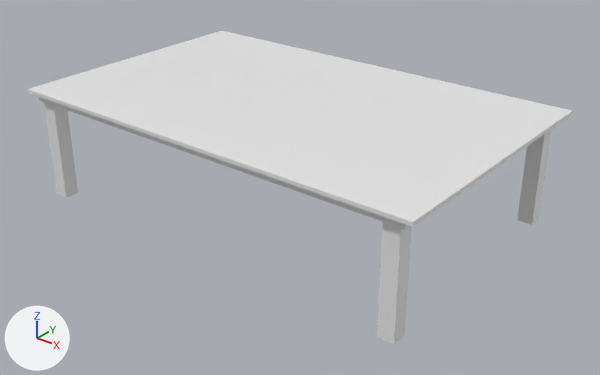
An edit to the FBX model The Peanut Game/Assets/Facility Models/Table.fbx, drawn before and after from the same camera.
Rendered twice from a 50 mm lens placed at (19.02, -17.7, 12.21), pointed at (4.34, 0.65, 0.83). Every picture has the same lights, and +X, +Y and +Z are marked at lower left. Where no turn or scale is listed for an object, it has been applied to the vertices.

The scene before the commit, as lines of its bpy script (objects in view):
```python
me_cube = bpy.data.meshes.new('Cube')
me_cube.from_pydata(...)  # a box spanning x -0.24..0.24, y -0.24..0.24, z -1.69..1.69
me_cube.materials.append(mat_material_007)  # white #e7e7e7
me_cube_001 = bpy.data.meshes.new('Cube.001')
me_cube_001.from_pydata(...)  # a box spanning x -0.24..0.24, y -0.24..0.24, z -1.69..1.69
me_cube_001.materials.append(mat_material_006)  # white #e7e7e7
me_cube_003 = bpy.data.meshes.new('Cube.003')
me_cube_003.from_pydata(...)  # a box spanning x -0.24..0.24, y -0.24..0.24, z -1.69..1.69
me_cube_003.materials.append(mat_material_004)  # white #e7e7e7
me_cube_005 = bpy.data.meshes.new('Cube.005')
me_cube_005.from_pydata(...)  # a box spanning x -6.79..6.79, y -0.4..0.4, z -0.15..0.15
me_cube_008 = bpy.data.meshes.new('Cube.008')
me_cube_008.from_pydata(...)  # a box spanning x -7.07..7.07, y -4.42..4.42, z -0.06..0.06
ob_cube = bpy.data.objects.new('Cube', me_cube)
ob_cube.location = (-2.58, -3.09, 1.62)
ob_cube_001 = bpy.data.objects.new('Cube.001', me_cube_001)
ob_cube_001.location = (10.2, -3.09, 1.62)
ob_cube_003 = bpy.data.objects.new('Cube.003', me_cube_003)
ob_cube_003.location = (10.2, 4.74, 1.62)
ob_cube_005 = bpy.data.objects.new('Cube.005', me_cube_005)
ob_cube_005.location = (3.78, -2.97, 3.34)
ob_cube_008 = bpy.data.objects.new('Cube.008', me_cube_008)
ob_cube_008.location = (3.83, 0.82, 3.52)
```
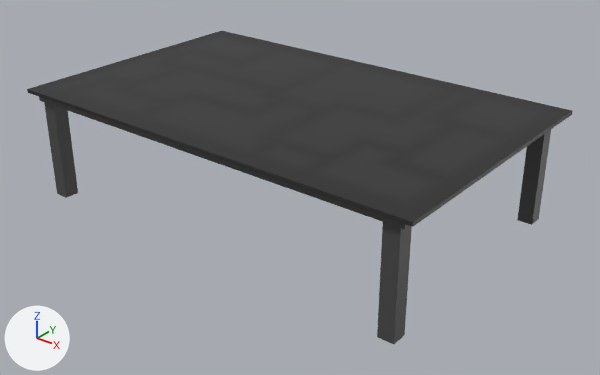
Where the newer file only moved an object's origin or applied its transform, the numbers keep the older frame.

Location of each change, [x1, y1, x2, y2] in pixels of the pictures (600 x 375 px):
'Cube.008', recoloured (white to grey): [27, 31, 573, 227] in both
'Cube.001', recoloured: [377, 222, 412, 344] in both
'Cube', recoloured (grey to black): [44, 102, 78, 198] in both
'Cube.003', recoloured (grey to black): [517, 130, 551, 225] in both
'Cube.005', recoloured (grey to black): [39, 97, 409, 229] in both

Patch to the scene script:
```diff
--- a/The Peanut Game/Assets/Facility Models/Table.fbx.py
+++ b/The Peanut Game/Assets/Facility Models/Table.fbx.py
@@ img_grey_png @@
+img_grey_png = load_image('Grey.png', 'Grey.png', 360, 360, 'sRGB')
@@ img_table_png @@
+img_table_png = load_image('Table.png', 'Table.png', 640, 360, 'sRGB')
@@ mat_grey @@
+mat_grey = principled_material('Grey')
+mat_grey.texture = img_grey_png
@@ mat_table @@
+mat_table = principled_material('Table')
+mat_table.texture = img_table_png
@@ me_cube @@
 me_cube.from_pydata(...)  # 8 vertices, 6 faces; spans x -0.24..0.24, y -0.24..0.24, z -1.69..1.69
-me_cube.materials.append(mat_material_007)  # white #e7e7e7
+me_cube.materials.append(mat_grey)  # picture img_grey_png
@@ me_cube_003 @@
 me_cube_003.from_pydata(...)  # 8 vertices, 6 faces; spans x -0.24..0.24, y -0.24..0.24, z -1.69..1.69
-me_cube_003.materials.append(mat_material_004)  # white #e7e7e7
+me_cube_003.materials.append(mat_grey)  # picture img_grey_png
@@ me_cube_008 @@
 me_cube_008.from_pydata(...)  # 8 vertices, 6 faces; spans x -7.07..7.07, y -4.42..4.42, z -0.06..0.06
+me_cube_008.materials.append(mat_table)  # picture img_table_png
@@ me_cube_001 @@
 me_cube_001.from_pydata(...)  # 8 vertices, 6 faces; spans x -0.24..0.24, y -0.24..0.24, z -1.69..1.69
-me_cube_001.materials.append(mat_material_006)  # white #e7e7e7
+me_cube_001.materials.append(mat_grey)  # picture img_grey_png
@@ me_cube_005 @@
 me_cube_005.from_pydata(...)  # 8 vertices, 6 faces; spans x -6.79..6.79, y -0.4..0.4, z -0.15..0.15
+me_cube_005.materials.append(mat_grey)  # picture img_grey_png
```
